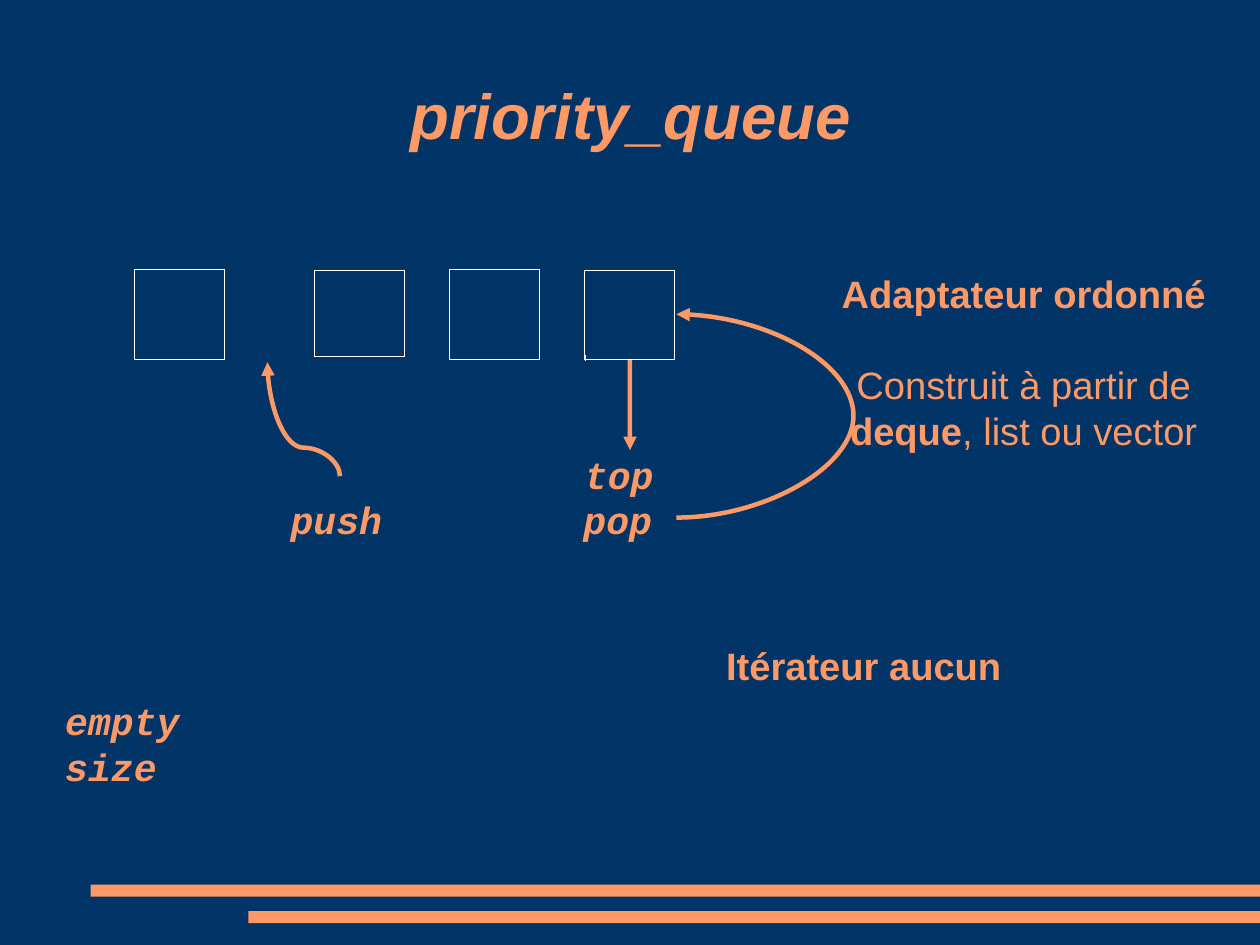
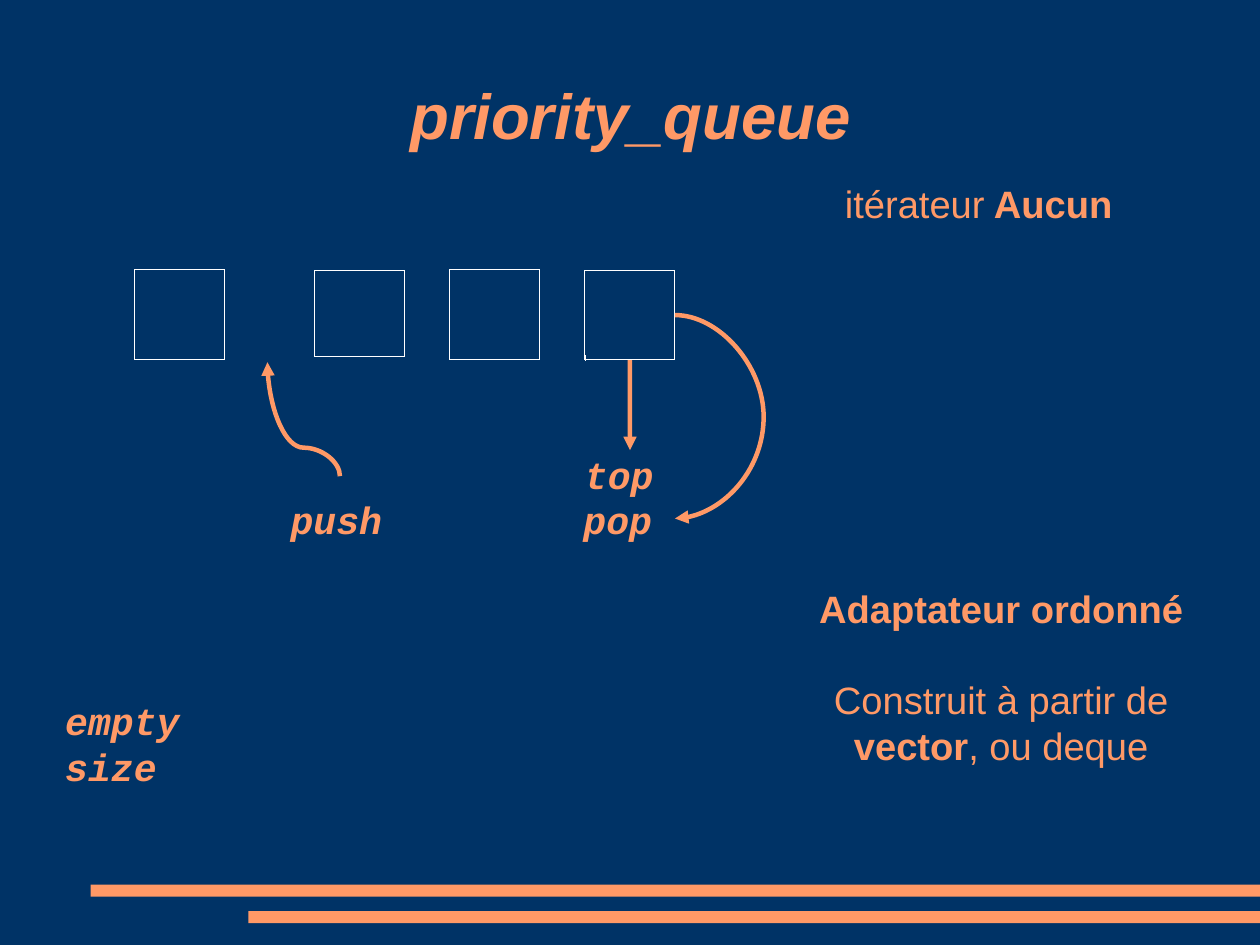
Before and after one commit to manu5801/cours-cplusplus, a slide deck: slide 23 of stl/stl.odp. Drawn at 1260x945 pixels with LibreOffice and Linux fonts; fonts in the diff are those of the drawing. Boxes give left, top, right and bottom in pixels: in the first picture for what was removed or moved away, otherwise in the second. Text is boxed around its words. In the diff, an @@ line names an element or a change of style, - is before the commit and + after.

```diff
--- a/stl/stl.odp
+++ b/stl/stl.odp
@@ text at <box>845,190,1112,219</box>: text changed; bold off @@
-Itérateur aucun
+itérateur Aucun
@@ curved arrow (676, 316) - (676, 519): arrowheads changed; route changed @@
@@ text "Adaptateur ordonné": place and size @@
-text "Adaptateur ordonné" at <box>842,280,1205,453</box>
+text "Adaptateur ordonné" at <box>819,595,1183,768</box>
@@ text at <box>834,686,1168,768</box>: text changed @@
-Construit à partir de deque, list ou vector
+Construit à partir de vector, ou deque
```
Also in this commit, not shown: 20 other slides changed, 2 slides added, 3 slides removed, 9 other files.
